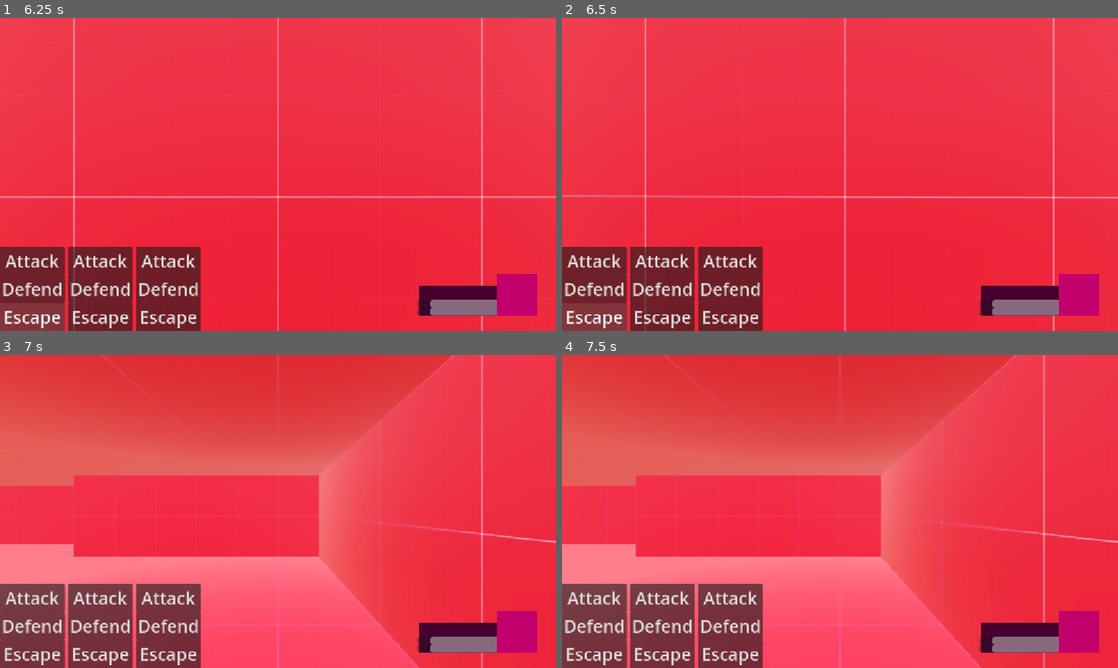
Above: before the commit, frames 1-4 (two rows, left to right).
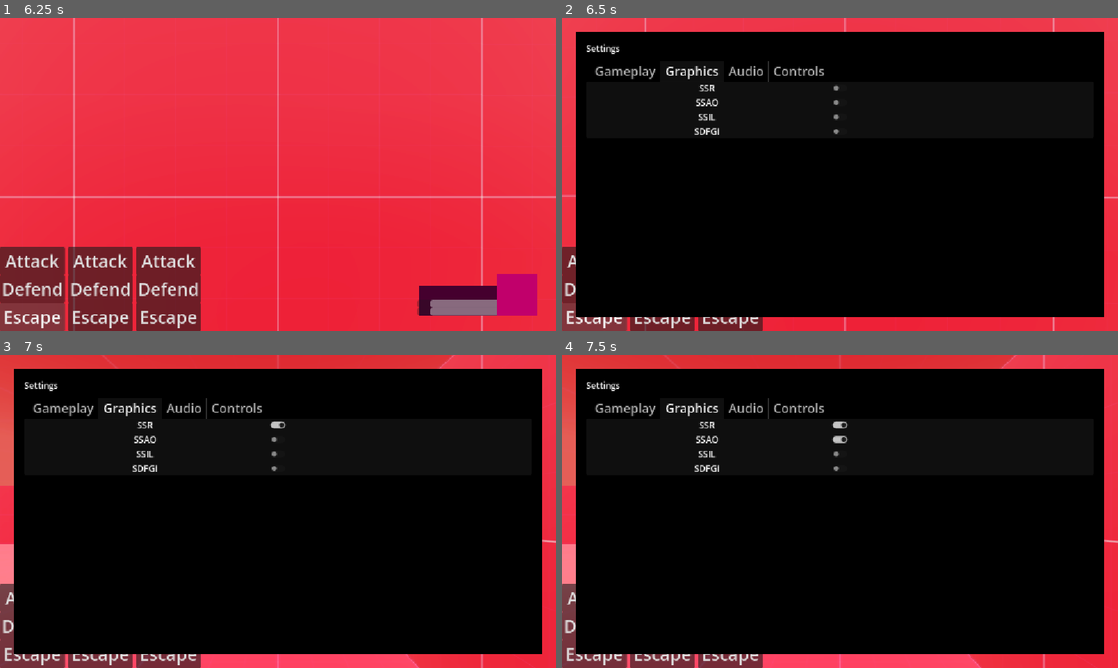
Above: after the commit, the same moments.

Repository: Roachkinq21/Vulture-RPG
Game: Godot game, scene res://Levels/TextLevel.tscn
The game is run twice, just before and just after one commit, with the same random seed, the same clock (stepped at 60 frames per second) and the same inputs. The project has no main scene, so this scene is started directly.
Inputs (mouse positions are in pixels of both pictures, inside the frame that each line leads up to):
- Up to frame 1 (6.25 s): click "Attack" at 0.5 s; click "Defend" at 1.25 s; click "Escape" at 2 s; tap Enter at 2.75, 4.25, 5.75 s; hold D (right) 2.78-3.53 s; tap Space at 3.5, 5 s; hold S (down) 3.53-4.28 s; hold D (right) 4.28-5.03 s; hold W (up) 5.03-5.78 s; hold A (left) from 5.78 s (still down)
- Up to frame 2 (6.5 s): keep holding A (left); tap Escape (pause, bound only after the commit) at 6.4 s
- Up to frame 3 (7 s): release A (left) at 6.5 s; click (278, 423) at 6.52 s
- Up to frame 4 (7.5 s): click (840, 439) at 7.27 s

Frame 1 is identical in both runs. In frame 2, 87% of the frame differs, in the area x 2-98%, y 4-96%; in frame 3, 87%; in frame 4, 87%.

Commit message:
Add pause menu with settings system
Implement a comprehensive pause menu featuring tabbed settings for gameplay, graphics, and audio. Moved World_Script from inline to external file reference. Added pause input action (Escape key) and integrated pause menu into player controller. Updated UI theme font sizes and restructured pause menu layout with MarginContainer and ColorRect for better styling.

Diff:
--- a/Levels/TextLevel.tscn
+++ b/Levels/TextLevel.tscn
@@ -1,18 +1,8 @@
 [gd_scene format=3 uid="uid://b5x5jlodk5csi"]
 
+[ext_resource type="Script" uid="uid://nckeynsmco3l" path="res://Scripts/World_Script.gd" id="1_0f7bk"]
 [ext_resource type="MeshLibrary" uid="uid://dvquf0kdg8nle" path="res://Models/tilemap.tres" id="1_r6bal"]
 [ext_resource type="PackedScene" uid="uid://b83s56q8susqe" path="res://Prefabs/player.tscn" id="2_0f7bk"]
-
-[sub_resource type="GDScript" id="GDScript_r6bal"]
-script/source = "extends Node
-
-@export var is_hostile : bool
-@export_enum(\"Safe:20\", \"Risky:10\", \"Dangerous:5\") var level : int
-
-
-func _ready() -> void:
-	pass
-"
 
 [sub_resource type="ProceduralSkyMaterial" id="ProceduralSkyMaterial_r6bal"]
 sky_horizon_color = Color(0.66224277, 0.6717428, 0.6867428, 1)
@@ -29,9 +19,7 @@
 glow_enabled = true
 
 [node name="World" type="Node3D" unique_id=1499304377]
-script = SubResource("GDScript_r6bal")
-is_hostile = true
-level = 20
+script = ExtResource("1_0f7bk")
 
 [node name="WorldEnvironment" type="WorldEnvironment" parent="." unique_id=1913191853]
 environment = SubResource("Environment_8pw54")
--- a/Prefabs/UI/main.tres
+++ b/Prefabs/UI/main.tres
@@ -2,4 +2,4 @@
 
 [resource]
 default_font_size = 26
-Label/font_sizes/font_size = 36
+Label/font_sizes/font_size = 18
--- a/Prefabs/UI/pause.tscn
+++ b/Prefabs/UI/pause.tscn
@@ -2,7 +2,7 @@
 
 [ext_resource type="Theme" uid="uid://gl0o3q7k3olh" path="res://Prefabs/UI/main.tres" id="1_v6ugb"]
 
-[node name="Control" type="Control" unique_id=585479524]
+[node name="PauseMenu" type="Control" unique_id=585479524]
 layout_mode = 3
 anchors_preset = 15
 anchor_right = 1.0
@@ -11,33 +11,151 @@
 grow_vertical = 2
 theme = ExtResource("1_v6ugb")
 
-[node name="Panel" type="Panel" parent="." unique_id=1510593169]
-layout_mode = 1
-anchors_preset = 15
-anchor_right = 1.0
-anchor_bottom = 1.0
-offset_left = 24.0
-offset_top = 24.0
-offset_right = -42.0
-offset_bottom = -41.0
-grow_horizontal = 2
-grow_vertical = 2
-
-[node name="HBoxContainer" type="HBoxContainer" parent="Panel" unique_id=1802548090]
+[node name="MarginContainer" type="MarginContainer" parent="." unique_id=1981623450]
 layout_mode = 1
 anchors_preset = 15
 anchor_right = 1.0
 anchor_bottom = 1.0
 grow_horizontal = 2
 grow_vertical = 2
-alignment = 1
+theme_override_constants/margin_left = 30
+theme_override_constants/margin_top = 30
+theme_override_constants/margin_right = 30
+theme_override_constants/margin_bottom = 30
 
-[node name="VBoxContainer" type="VBoxContainer" parent="Panel/HBoxContainer" unique_id=1550200663]
+[node name="ColorRect" type="ColorRect" parent="MarginContainer" unique_id=574755540]
+layout_mode = 2
+color = Color(0, 0, 0, 1)
+
+[node name="MarginContainer" type="MarginContainer" parent="MarginContainer/ColorRect" unique_id=483516673]
+layout_mode = 1
+anchors_preset = 15
+anchor_right = 1.0
+anchor_bottom = 1.0
+grow_horizontal = 2
+grow_vertical = 2
+theme_override_constants/margin_left = 20
+theme_override_constants/margin_top = 20
+theme_override_constants/margin_right = 20
+theme_override_constants/margin_bottom = 20
+
+[node name="VBoxContainer" type="VBoxContainer" parent="MarginContainer/ColorRect/MarginContainer" unique_id=1820210818]
 layout_mode = 2
 
-[node name="Label" type="Label" parent="Panel/HBoxContainer/VBoxContainer" unique_id=2113185044]
+[node name="Label" type="Label" parent="MarginContainer/ColorRect/MarginContainer/VBoxContainer" unique_id=1210285165]
 layout_mode = 2
-text = "Music"
+text = "Settings"
 
-[node name="HSlider" type="HSlider" parent="Panel/HBoxContainer/VBoxContainer" unique_id=1731589271]
+[node name="HSeparator" type="HSeparator" parent="MarginContainer/ColorRect/MarginContainer/VBoxContainer" unique_id=1653348907]
 layout_mode = 2
+
+[node name="TabContainer" type="TabContainer" parent="MarginContainer/ColorRect/MarginContainer/VBoxContainer" unique_id=1040316077]
+layout_mode = 2
+current_tab = 1
+
+[node name="Gameplay" type="VBoxContainer" parent="MarginContainer/ColorRect/MarginContainer/VBoxContainer/TabContainer" unique_id=1156639640]
+visible = false
+layout_mode = 2
+metadata/_tab_index = 0
+
+[node name="VBoxContainer" type="VBoxContainer" parent="MarginContainer/ColorRect/MarginContainer/VBoxContainer/TabContainer/Gameplay" unique_id=2129660736]
+layout_mode = 2
+
+[node name="HBoxContainer" type="HBoxContainer" parent="MarginContainer/ColorRect/MarginContainer/VBoxContainer/TabContainer/Gameplay/VBoxContainer" unique_id=441780107]
+layout_mode = 2
+theme_override_constants/separation = 4
+
+[node name="Label" type="Label" parent="MarginContainer/ColorRect/MarginContainer/VBoxContainer/TabContainer/Gameplay/VBoxContainer/HBoxContainer" unique_id=1612602166]
+custom_minimum_size = Vector2(500, 0)
+layout_mode = 2
+text = "Difficulty"
+horizontal_alignment = 1
+
+[node name="CenterContainer" type="CenterContainer" parent="MarginContainer/ColorRect/MarginContainer/VBoxContainer/TabContainer/Gameplay/VBoxContainer/HBoxContainer" unique_id=1601796616]
+layout_mode = 2
+size_flags_horizontal = 4
+
+[node name="MenuButton" type="MenuButton" parent="MarginContainer/ColorRect/MarginContainer/VBoxContainer/TabContainer/Gameplay/VBoxContainer/HBoxContainer/CenterContainer" unique_id=1842796256]
+layout_mode = 2
+text = "Choose"
+item_count = 3
+popup/item_0/text = "Easy"
+popup/item_0/id = 0
+popup/item_1/text = "Normal"
+popup/item_1/id = 1
+popup/item_2/text = "Hard"
+popup/item_2/id = 2
+
+[node name="Graphics" type="VBoxContainer" parent="MarginContainer/ColorRect/MarginContainer/VBoxContainer/TabContainer" unique_id=1611705696]
+layout_mode = 2
+metadata/_tab_index = 1
+
+[node name="VBoxContainer" type="VBoxContainer" parent="MarginContainer/ColorRect/MarginContainer/VBoxContainer/TabContainer/Graphics" unique_id=1814063891]
+layout_mode = 2
+
+[node name="HBoxContainer" type="HBoxContainer" parent="MarginContainer/ColorRect/MarginContainer/VBoxContainer/TabContainer/Graphics/VBoxContainer" unique_id=1217879990]
+layout_mode = 2
+
+[node name="Label" type="Label" parent="MarginContainer/ColorRect/MarginContainer/VBoxContainer/TabContainer/Graphics/VBoxContainer/HBoxContainer" unique_id=152507196]
+custom_minimum_size = Vector2(500, 0)
+layout_mode = 2
+text = "SSR"
+horizontal_alignment = 1
+
+[node name="SSRButton" type="CheckButton" parent="MarginContainer/ColorRect/MarginContainer/VBoxContainer/TabContainer/Graphics/VBoxContainer/HBoxContainer" unique_id=195352208]
+layout_mode = 2
+
+[node name="VBoxContainer2" type="VBoxContainer" parent="MarginContainer/ColorRect/MarginContainer/VBoxContainer/TabContainer/Graphics" unique_id=1865748392]
+layout_mode = 2
+
+[node name="HBoxContainer" type="HBoxContainer" parent="MarginContainer/ColorRect/MarginContainer/VBoxContainer/TabContainer/Graphics/VBoxContainer2" unique_id=1002031647]
+layout_mode = 2
+
+[node name="Label" type="Label" parent="MarginContainer/ColorRect/MarginContainer/VBoxContainer/TabContainer/Graphics/VBoxContainer2/HBoxContainer" unique_id=720854632]
+custom_minimum_size = Vector2(500, 0)
+layout_mode = 2
+text = "SSAO"
+horizontal_alignment = 1
+
+[node name="SSAOButton" type="CheckButton" parent="MarginContainer/ColorRect/MarginContainer/VBoxContainer/TabContainer/Graphics/VBoxContainer2/HBoxContainer" unique_id=1296119092]
+layout_mode = 2
+
+[node name="VBoxContainer3" type="VBoxContainer" parent="MarginContainer/ColorRect/MarginContainer/VBoxContainer/TabContainer/Graphics" unique_id=373252946]
+layout_mode = 2
+
+[node name="HBoxContainer" type="HBoxContainer" parent="MarginContainer/ColorRect/MarginContainer/VBoxContainer/TabContainer/Graphics/VBoxContainer3" unique_id=1728974020]
+layout_mode = 2
+
+[node name="Label" type="Label" parent="MarginContainer/ColorRect/MarginContainer/VBoxContainer/TabContainer/Graphics/VBoxContainer3/HBoxContainer" unique_id=2113133949]
+custom_minimum_size = Vector2(500, 0)
+layout_mode = 2
+text = "SSIL"
+horizontal_alignment = 1
+
+[node name="SSILButton" type="CheckButton" parent="MarginContainer/ColorRect/MarginContainer/VBoxContainer/TabContainer/Graphics/VBoxContainer3/HBoxContainer" unique_id=566253789]
+layout_mode = 2
+
+[node name="VBoxContainer4" type="VBoxContainer" parent="MarginContainer/ColorRect/MarginContainer/VBoxContainer/TabContainer/Graphics" unique_id=1043066551]
+layout_mode = 2
+
+[node name="HBoxContainer" type="HBoxContainer" parent="MarginContainer/ColorRect/MarginContainer/VBoxContainer/TabContainer/Graphics/VBoxContainer4" unique_id=349736214]
+layout_mode = 2
+
+[node name="Label" type="Label" parent="MarginContainer/ColorRect/MarginContainer/VBoxContainer/TabContainer/Graphics/VBoxContainer4/HBoxContainer" unique_id=195152324]
+custom_minimum_size = Vector2(500, 0)
+layout_mode = 2
+text = "SDFGI"
+horizontal_alignment = 1
+
+[node name="SDFGIButton" type="CheckButton" parent="MarginContainer/ColorRect/MarginContainer/VBoxContainer/TabContainer/Graphics/VBoxContainer4/HBoxContainer" unique_id=1108719556]
+layout_mode = 2
+
+[node name="Audio" type="VBoxContainer" parent="MarginContainer/ColorRect/MarginContainer/VBoxContainer/TabContainer" unique_id=1047555108]
+visible = false
+layout_mode = 2
+metadata/_tab_index = 2
+
+[node name="Controls" type="VBoxContainer" parent="MarginContainer/ColorRect/MarginContainer/VBoxContainer/TabContainer" unique_id=357121387]
+visible = false
+layout_mode = 2
+metadata/_tab_index = 3
--- a/Prefabs/player.tscn
+++ b/Prefabs/player.tscn
@@ -2,6 +2,7 @@
 
 [ext_resource type="Script" uid="uid://cm5hojtanvcxj" path="res://player.gd" id="1_5wxv7"]
 [ext_resource type="PackedScene" uid="uid://b3vvksa0jfsto" path="res://Prefabs/UI/ActionTest.tscn" id="1_y6xdh"]
+[ext_resource type="PackedScene" uid="uid://dbq5gh85wckc1" path="res://Prefabs/UI/pause.tscn" id="3_y5hcb"]
 
 [sub_resource type="CapsuleShape3D" id="CapsuleShape3D_3eola"]
 
@@ -33,3 +34,5 @@
 shape = SubResource("BoxShape3D_0bb2n")
 
 [node name="Control" parent="." unique_id=868915965 instance=ExtResource("1_y6xdh")]
+
+[node name="PauseMenu" parent="." unique_id=585479524 instance=ExtResource("3_y5hcb")]
--- a/Scripts/World_Script.gd
+++ b/Scripts/World_Script.gd
@@ -1,6 +1,8 @@
 extends Node
 
+@export var is_hostile : bool
 @export_enum("Safe:20", "Risky:10", "Dangerous:5") var level : int
 
+
 func _ready() -> void:
-	print(level)
+	pass
--- a/player.gd
+++ b/player.gd
@@ -25,7 +25,7 @@
 @onready var camera_3d: Camera3D = $Camera3D
 @onready var world: Node3D = $".."
 
-
+@onready var pauseMenu: Control = $PauseMenu
 
 func _ready() -> void:
 	in_hostile_zone = world.is_hostile
@@ -34,6 +34,8 @@
 	encounter_rate = world.level
 	print(encounter_rate)
 	print(in_hostile_zone)
+
+	pauseMenu.hide()
 
 
 func _physics_process(delta: float) -> void:
@@ -75,6 +77,12 @@
 		tween.tween_property(self, "rotation_degrees:y", self.rotation_degrees.y - ROTATE, STEP_DER)
 
 
+	## UTILITY FUNCTIONS ##
+
+	if Input.is_action_pressed("pause"):
+		pauseMenu.show()
+
+
 func _check_encounter():
 	if !fero && in_hostile_zone:
 		var encounter_chance = randi_range(1,encounter_rate)
@@ -86,6 +94,7 @@
 			print("ENEMY ENCOUNTERED!!!")
 		latest_encounter = encounter_chance
 
+
 func _item_tick():
 	if fero:
 		fero_count -= 1
--- a/project.godot
+++ b/project.godot
@@ -73,6 +73,11 @@
 "events": [Object(InputEventMouseButton,"resource_local_to_scene":false,"resource_name":"","device":-1,"window_id":0,"a …(257 unchanged characters)…
 ]
 }
+pause={
+"deadzone": 0.2,
+"events": [Object(InputEventKey,"resource_local_to_scene":false,"resource_name":"","device":-1,"window_id":0,"alt_pressed":false,"shift_pressed":false,"ctrl_pressed":false,"meta_pressed":false,"pressed":false,"keycode":0,"physical_keycode":4194305,"key_label":0,"unicode":0,"location":0,"echo":false,"script":null)
+]
+}
 
 [physics]
 
